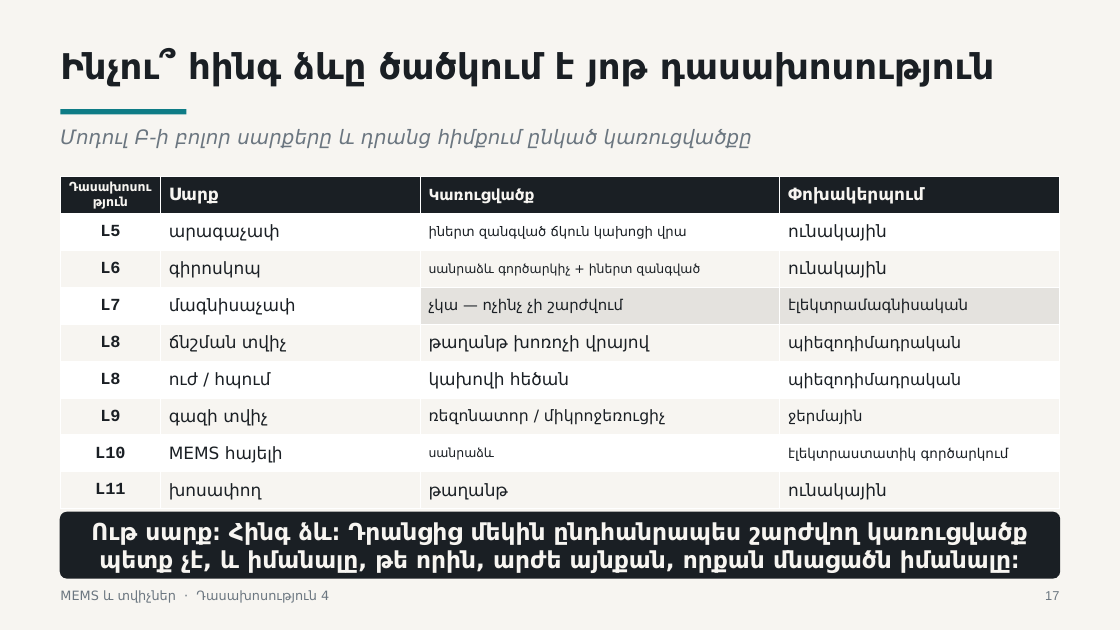
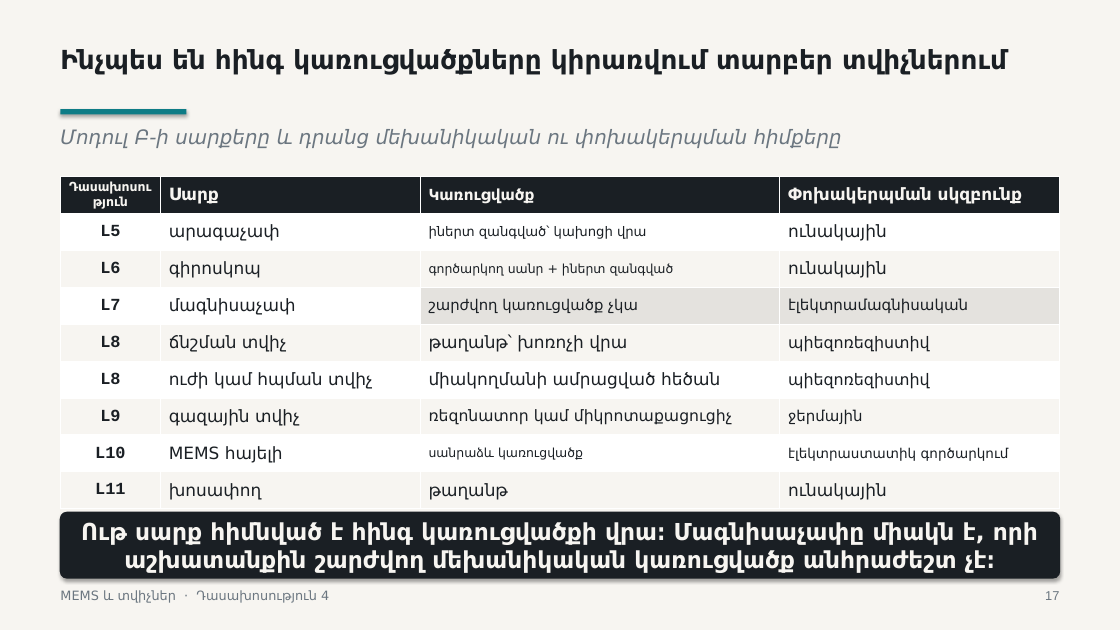
Before and after one commit to Vhovh99/mems-and-sensors-subject, a slide deck: slide 17 of lectures/lecture-04/output/L4-MEMS-structures-transduction-and-packaging-HY.pptx. Drawn at 1120x630 pixels with LibreOffice and Linux fonts; fonts in the diff are those of the drawing. Boxes give left, top, right and bottom in pixels: in the first picture for what was removed or moved away, otherwise in the second. Text is boxed around its words. In the diff, an @@ line names an element or a change of style, - is before the commit and + after.

```diff
--- a/lectures/lecture-04/output/L4-MEMS-structures-transduction-and-packaging-HY.pptx
+++ b/lectures/lecture-04/output/L4-MEMS-structures-transduction-and-packaging-HY.pptx
@@ text at (x1=60, y1=49, x2=1007, y2=75): text changed; size 30.4 to 22.5 pt @@
-Ինչու՞ հինգ ձևը ծածկում է յոթ դասախոսություն
+Ինչպես են հինգ կառուցվածքները կիրառվում տարբեր տվիչներում
@@ text at (x1=60, y1=129, x2=842, y2=148): text changed @@
-Մոդուլ Բ-ի բոլոր սարքերը և դրանց հիմքում ընկած կառուցվածքը
+Մոդուլ Բ-ի սարքերը և դրանց մեխանիկական ու փոխակերպման հիմքերը
@@ table at (x1=60, y1=176, x2=1060, y2=509) @@
-row 1, column 4: Փոխակերպում
+row 1, column 4: Փոխակերպման սկզբունք
-row 2, column 3: իներտ զանգված ճկուն կախոցի վրա
+row 2, column 3: իներտ զանգված՝ կախոցի վրա
-row 3, column 3: սանրաձև գործարկիչ + իներտ զանգված
+row 3, column 3: գործարկող սանր + իներտ զանգված
-row 4, column 3: չկա — ոչինչ չի շարժվում
+row 4, column 3: շարժվող կառուցվածք չկա
-row 5, column 3: թաղանթ խոռոչի վրայով
+row 5, column 3: թաղանթ՝ խոռոչի վրա
-row 5, column 4: պիեզոդիմադրական
+row 5, column 4: պիեզոռեզիստիվ
-row 6: L8 | ուժ / հպում | կախովի հեծան | պիեզոդիմադրական
+row 6: L8 | ուժի կամ հպման տվիչ | միակողմանի ամրացված հեծան | պիեզոռեզիստիվ
-row 7, column 2: գազի տվիչ
+row 7, column 2: գազային տվիչ
-row 7, column 3: ռեզոնատոր / միկրոջեռուցիչ
+row 7, column 3: ռեզոնատոր կամ միկրոտաքացուցիչ
-row 8, column 3: սանրաձև
+row 8, column 3: սանրաձև կառուցվածք
@@ shadow on in 3 elements at (x1=0, y1=0, x2=1120, y2=630), (x1=60, y1=109, x2=187, y2=114), (x1=60, y1=513, x2=1060, y2=578) @@
@@ text in rounded rectangle at (x1=81, y1=522, x2=1038, y2=573): text changed @@
-Ութ սարք։ Հինգ ձև։ Դրանցից մեկին ընդհանրապես շարժվող կառուցվածք պետք չէ, և իմանալը, թե որին, արժե այնքան, որքան մնացածն իմանալը։
+Ութ սարք հիմնված է հինգ կառուցվածքի վրա։ Մագնիսաչափը միակն է, որի աշխատանքին շարժվող մեխանիկական կառուցվածք անհրաժեշտ չէ։
```
Also in this commit, not shown: 41 other slides changed, 4 other files.
